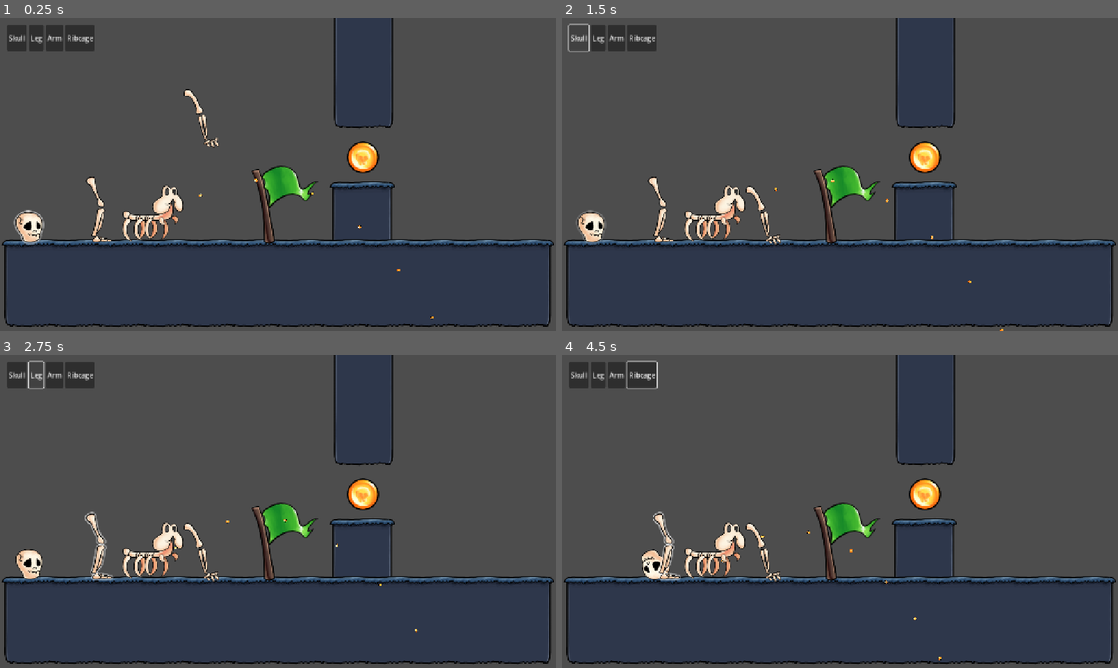
Above: before the commit, frames 1-4 (two rows, left to right).
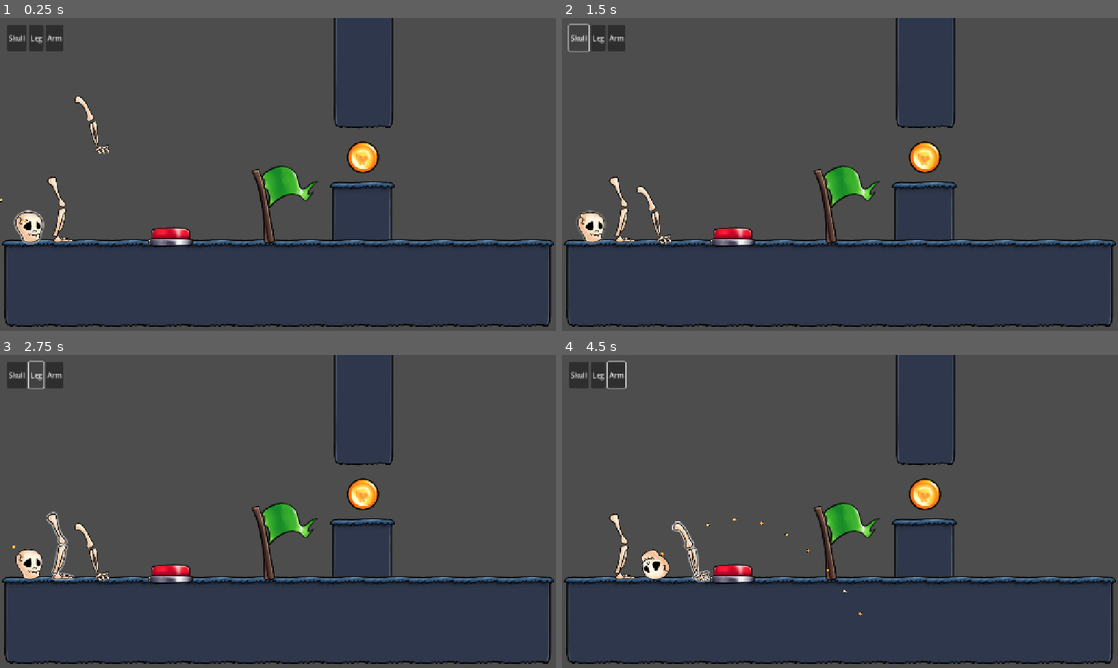
Above: after the commit, the same moments.

Repository: KettLovahr/ludum-dare-58
Game: Godot game, scene res://Scenes/Levels/01.tscn
Same seed, same stepped clock (60 frames per second), same inputs: the game is played once before the commit and once after it. The engine's default icon, where the game draws it, is replaced by a stand-in: a white triangle on a blue panel in a dark square.
Inputs (mouse positions are in pixels of both pictures, inside the frame that each line leads up to):
- Up to frame 1 (0.25 s): no input
- Up to frame 2 (1.5 s): click (639, 36) at 0.5 s, where only the run before the commit has a clickable "Ribcage"; click "Skull" at 1.25 s
- Up to frame 3 (2.75 s): click "Leg" at 2 s
- Up to frame 4 (4.5 s): click "Arm" at 2.75 s; tap Enter at 3.5 s; move the mouse to (589, 564) at 3.52 s; hold Right (move_right) from 3.53 s (still down); tap Space (move_action) at 3.6, 4.35 s; click (589, 564) at 3.67 s; tap Up (move_up) at 3.77 s; move the mouse to (662, 545) at 4.27 s; click (662, 545) at 4.42 s

The runs differ from the first frame. In frame 1, 2.6% of the frame differs, in the area x 0-78%, y 2-97%; in frame 2, 2.5%; in frame 3, 2.8%; in frame 4, 2.9%, in the area x 8-69%, y 1-98%.

Commit message:
Activating triggers (but the rest of the commit)

Diff:
--- a/Scenes/Levels/01.tscn
+++ b/Scenes/Levels/01.tscn
@@ -7,9 +7,9 @@
 [ext_resource type="PackedScene" uid="uid://ckjovd4m5x8h4" path="res://Scenes/Objects/Player/Parts/Leg/Leg.tscn" id="4_cv17v"]
 [ext_resource type="Texture2D" uid="uid://bnflm07rloebr" path="res://Assets/Environment/Grass.png" id="6_mfwng"]
 [ext_resource type="PackedScene" uid="uid://dum6w4upon77l" path="res://Scenes/Objects/Coin/Coin.tscn" id="7_a2roa"]
-[ext_resource type="PackedScene" uid="uid://kxlkspfj2w2j" path="res://Scenes/Objects/Player/Parts/Ribcage/Ribcage.tscn" id="7_rlexa"]
 [ext_resource type="PackedScene" uid="uid://b3ye10a2hbdvu" path="res://Scenes/Objects/Flag/Flag.tscn" id="8_pdtvn"]
 [ext_resource type="PackedScene" uid="uid://ctvb2v4km3wmk" path="res://Scenes/Objects/Player/Parts/Arm/Arm.tscn" id="9_wmfcf"]
+[ext_resource type="PackedScene" uid="uid://dalhlyuqlukkn" path="res://Scenes/Objects/Button/Button.tscn" id="10_rlexa"]
 
 [sub_resource type="TileSetAtlasSource" id="TileSetAtlasSource_cv17v"]
 texture = ExtResource("1_wi0lj")
@@ -49,14 +49,10 @@
 position = Vector2(67, 471)
 
 [node name="Leg" parent="PlayerRoot" instance=ExtResource("4_cv17v")]
-position = Vector2(231, 453)
+position = Vector2(142, 451)
 
 [node name="Arm" parent="PlayerRoot" instance=ExtResource("9_wmfcf")]
-position = Vector2(487, 255)
-collision_layer = 2
-
-[node name="Ribcage" parent="PlayerRoot" instance=ExtResource("7_rlexa")]
-position = Vector2(336, 508)
+position = Vector2(236, 271)
 collision_layer = 2
 
 [node name="Ground3" type="NinePatchRect" parent="."]
@@ -121,3 +117,6 @@
 collision_layer = 2
 collision_mask = 2
 player_root = NodePath("../PlayerRoot")
+
+[node name="Button" parent="." instance=ExtResource("10_rlexa")]
+position = Vector2(393, 521)
--- a/Scenes/Objects/Button/Button.tscn
+++ b/Scenes/Objects/Button/Button.tscn
@@ -1,14 +1,50 @@
-[gd_scene load_steps=3 format=3 uid="uid://dalhlyuqlukkn"]
+[gd_scene load_steps=7 format=3 uid="uid://dalhlyuqlukkn"]
 
+[ext_resource type="Script" uid="uid://c0w7tif72equl" path="res://Scenes/Objects/Button/Button.gd" id="1_4oyca"]
 [ext_resource type="Texture2D" uid="uid://oiff4unkeyh5" path="res://Assets/Environment/Button2.png" id="1_wuo2h"]
 [ext_resource type="Texture2D" uid="uid://ceelsqqxcb5w6" path="res://Assets/Environment/Button1.png" id="2_4oyca"]
 
+[sub_resource type="RectangleShape2D" id="RectangleShape2D_wuo2h"]
+size = Vector2(44, 20)
+
+[sub_resource type="CapsuleShape2D" id="CapsuleShape2D_4oyca"]
+radius = 19.0
+height = 102.0
+
+[sub_resource type="CapsuleShape2D" id="CapsuleShape2D_th1hf"]
+radius = 20.0
+height = 82.0
+
 [node name="Button" type="Area2D"]
+collision_layer = 2
+collision_mask = 2
+script = ExtResource("1_4oyca")
 
 [node name="Button" type="Sprite2D" parent="."]
-position = Vector2(0, -20)
+position = Vector2(0, -22)
 texture = ExtResource("1_wuo2h")
+region_enabled = true
+region_rect = Rect2(0, 0, 92, 36)
 
 [node name="Base" type="Sprite2D" parent="."]
 position = Vector2(0, -5)
 texture = ExtResource("2_4oyca")
+
+[node name="CollisionShape2D" type="CollisionShape2D" parent="."]
+position = Vector2(0, -25)
+shape = SubResource("RectangleShape2D_wuo2h")
+
+[node name="RigidBody2D" type="StaticBody2D" parent="."]
+
+[node name="CollisionShape2D" type="CollisionShape2D" parent="RigidBody2D"]
+position = Vector2(0, 5)
+rotation = 1.5707964
+shape = SubResource("CapsuleShape2D_4oyca")
+
+[node name="CollisionShape2D2" type="CollisionShape2D" parent="RigidBody2D"]
+position = Vector2(0, 1)
+rotation = 1.5707964
+shape = SubResource("CapsuleShape2D_th1hf")
+
+[connection signal="body_entered" from="." to="." method="_on_body_entered"]
+[connection signal="body_exited" from="." to="." method="_on_body_exited"]
--- a/Scenes/Objects/Lever/Lever.tscn
+++ b/Scenes/Objects/Lever/Lever.tscn
@@ -1,5 +1,6 @@
-[gd_scene load_steps=4 format=3 uid="uid://cvtr13jyty6h8"]
+[gd_scene load_steps=5 format=3 uid="uid://cvtr13jyty6h8"]
 
+[ext_resource type="Script" uid="uid://crynq7gfa8lc2" path="res://Scenes/Objects/Lever/Lever.gd" id="1_gxapa"]
 [ext_resource type="Texture2D" uid="uid://bdfof076avaae" path="res://Assets/Environment/Lever2.png" id="1_vq7cg"]
 [ext_resource type="Texture2D" uid="uid://dpchll6y0de3r" path="res://Assets/Environment/Lever1.png" id="2_gxapa"]
 
@@ -7,8 +8,14 @@
 size = Vector2(132, 54)
 
 [node name="Lever" type="Area2D"]
+collision_layer = 2
+collision_mask = 2
+script = ExtResource("1_gxapa")
 
-[node name="Handle" type="Sprite2D" parent="."]
+[node name="Pivot" type="Node2D" parent="."]
+rotation = -0.7853982
+
+[node name="Handle" type="Sprite2D" parent="Pivot"]
 position = Vector2(0, -80)
 texture = ExtResource("1_vq7cg")
 
@@ -19,3 +26,6 @@
 [node name="CollisionShape2D" type="CollisionShape2D" parent="."]
 position = Vector2(0, -27)
 shape = SubResource("RectangleShape2D_vupft")
+
+[connection signal="body_entered" from="." to="." method="_on_body_entered"]
+[connection signal="body_exited" from="." to="." method="_on_body_exited"]
--- a/Scenes/Objects/Player/Parts/Arm/Arm.gd
+++ b/Scenes/Objects/Player/Parts/Arm/Arm.gd
@@ -1,7 +1,16 @@
 extends PlayerPart
 class_name Arm
+
+const MOVE_SPEED = 400
+
+signal interact
 
 func _custom_behavior(delta: float):
 	velocity.y += GRAVITY * delta
 	if is_on_floor():
 		velocity.x = lerp(velocity.x, 0.0, 0.2)
+
+func _handle_controls(delta: float):
+	velocity.x = Input.get_axis("move_left", "move_right") * MOVE_SPEED
+	if Input.is_action_just_pressed("move_action"):
+		interact.emit()
